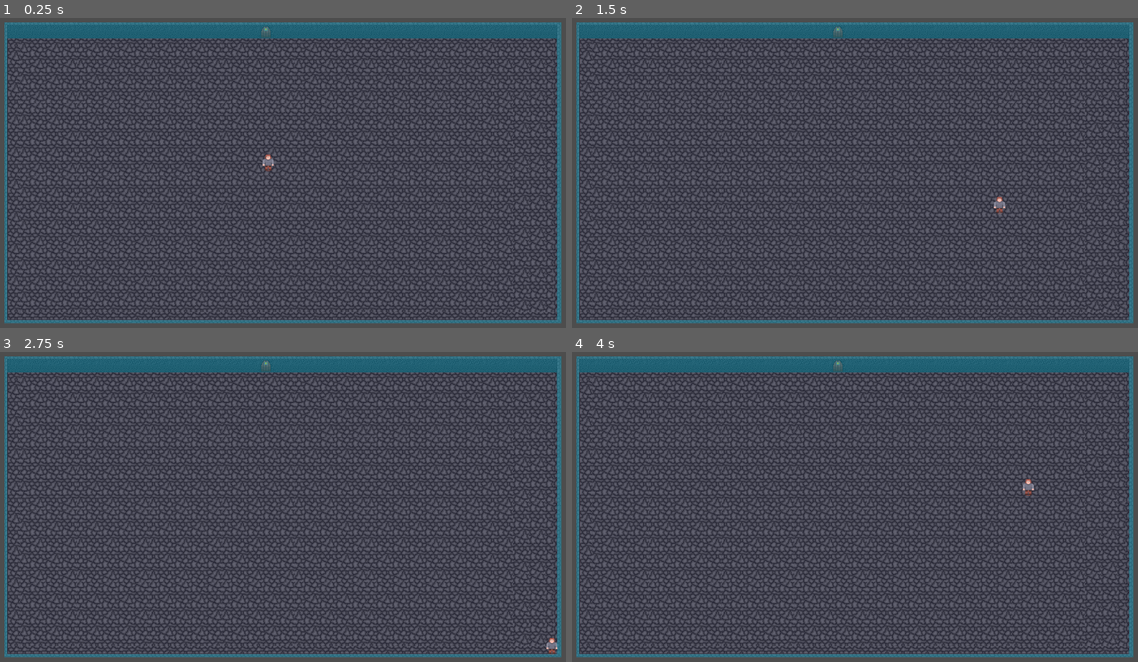
Above: before the commit, frames 1-4 (two rows, left to right).
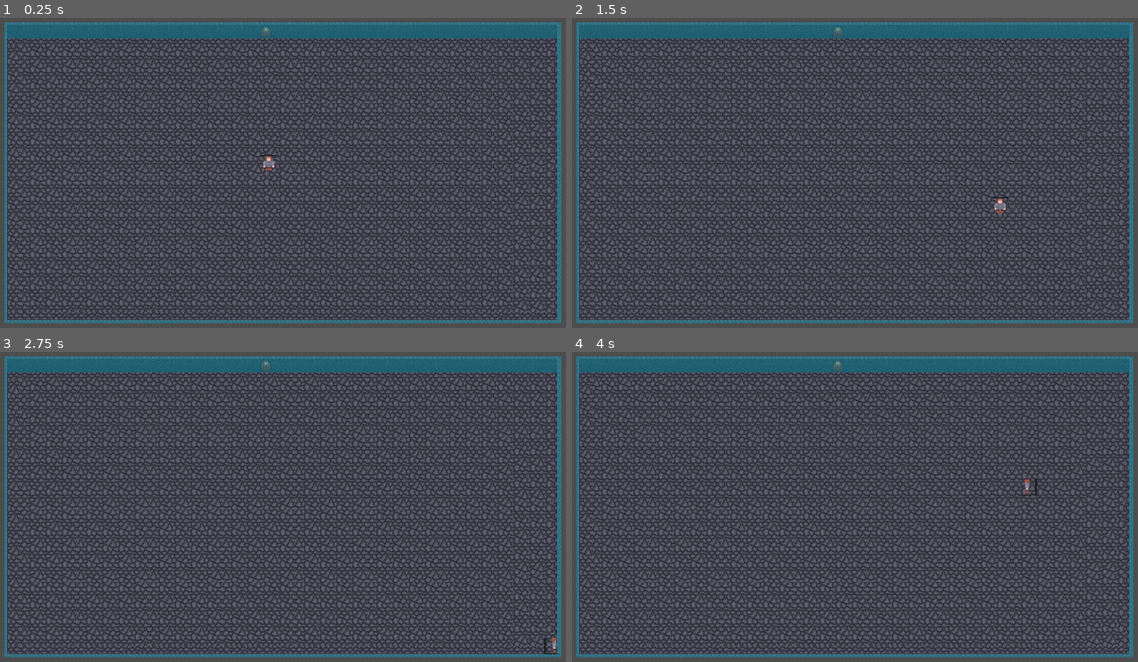
Above: after the commit, the same moments.

Repository: EsderJ10/proyecto-lqs
Game: Godot game, scene res://Scenes/test_room.tscn
The game is run twice, just before and just after one commit, with the same random seed, the same clock (stepped at 60 frames per second) and the same inputs.
Inputs:
- Up to frame 1 (0.25 s): no input
- Up to frame 2 (1.5 s): tap Enter at 0.5 s; hold Right (move_right) 0.53-1.28 s; hold Down (move_down) from 1.28 s (still down)
- Up to frame 3 (2.75 s): release Down (move_down) at 2.03 s; hold Right (move_right) from 2.03 s (still down)
- Up to frame 4 (4 s): release Right (move_right) at 2.78 s; hold Up (move_up) 2.78-3.53 s; hold Left (move_left) from 3.53 s (still down)

The runs differ from the first frame. In frame 1, less than 0.1% of the frame differs, in the area x 46-49%, y 44-50%; in frame 2, less than 0.1%; in frame 3, less than 0.1%, in the area x 96-99%, y 92-98%; in frame 4, less than 0.1%.

Commit message:
Added animations to the movement

Diff:
--- a/Scenes/player.tscn
+++ b/Scenes/player.tscn
@@ -1,7 +1,58 @@
-[gd_scene load_steps=4 format=3 uid="uid://b8tpceabf0tgk"]
+[gd_scene load_steps=9 format=3 uid="uid://b8tpceabf0tgk"]
 
 [ext_resource type="Script" path="res://Scripts/Character/player.gd" id="1_avkim"]
-[ext_resource type="Texture2D" uid="uid://oi1hl26in3es" path="res://Assets/Characters/player_sprite.png" id="2_b4txq"]
+[ext_resource type="Texture2D" uid="uid://oi1hl26in3es" path="res://Assets/Characters/player_sprite.png" id="2_jfwtd"]
+
+[sub_resource type="AtlasTexture" id="AtlasTexture_dv1p1"]
+atlas = ExtResource("2_jfwtd")
+region = Rect2(241, 150, 32, 32)
+
+[sub_resource type="AtlasTexture" id="AtlasTexture_jct1v"]
+atlas = ExtResource("2_jfwtd")
+region = Rect2(209, 118, 32, 32)
+
+[sub_resource type="AtlasTexture" id="AtlasTexture_jlay1"]
+atlas = ExtResource("2_jfwtd")
+region = Rect2(273, 118, 32, 32)
+
+[sub_resource type="AtlasTexture" id="AtlasTexture_w2mi5"]
+atlas = ExtResource("2_jfwtd")
+region = Rect2(241, 118, 32, 32)
+
+[sub_resource type="SpriteFrames" id="SpriteFrames_tldux"]
+animations = [{
+"frames": [{
+"duration": 1.0,
+"texture": SubResource("AtlasTexture_dv1p1")
+}],
+"loop": true,
+"name": &"down",
+"speed": 5.0
+}, {
+"frames": [{
+"duration": 1.0,
+"texture": SubResource("AtlasTexture_jct1v")
+}],
+"loop": true,
+"name": &"left",
+"speed": 5.0
+}, {
+"frames": [{
+"duration": 1.0,
+"texture": SubResource("AtlasTexture_jlay1")
+}],
+"loop": true,
+"name": &"right",
+"speed": 5.0
+}, {
+"frames": [{
+"duration": 1.0,
+"texture": SubResource("AtlasTexture_w2mi5")
+}],
+"loop": true,
+"name": &"up",
+"speed": 5.0
+}]
 
 [sub_resource type="CapsuleShape2D" id="CapsuleShape2D_547iw"]
 
@@ -10,10 +61,9 @@
 script = ExtResource("1_avkim")
 metadata/_edit_group_ = true
 
-[node name="Sprite2D" type="Sprite2D" parent="."]
-texture = ExtResource("2_b4txq")
-hframes = 15
-vframes = 15
+[node name="AnimatedSprite2D" type="AnimatedSprite2D" parent="."]
+sprite_frames = SubResource("SpriteFrames_tldux")
+animation = &"down"
 
 [node name="CollisionShape2D" type="CollisionShape2D" parent="."]
 position = Vector2(-1, 1)
--- a/Scripts/Character/player.gd
+++ b/Scripts/Character/player.gd
@@ -1,18 +1,23 @@
 extends CharacterBody2D
 
 @export var speed = 421
+@onready var animated_sprite = $AnimatedSprite2D
 
 func _process(delta):
 	var movement = Vector2.ZERO # Vector de movimiento del personaje (x,y)
 
 	if Input.is_action_pressed("move_right"):
 		movement.x += 1
+		animated_sprite.play("right")
 	if Input.is_action_pressed("move_left"):
 		movement.x -= 1
+		animated_sprite.play("left")
 	if Input.is_action_pressed("move_up"):
 		movement.y -= 1
+		animated_sprite.play("up")
 	if Input.is_action_pressed("move_down"):
 		movement.y += 1
+		animated_sprite.play("down")
 
 	if movement.length() > 0:
 		movement = movement.normalized() * speed  # Normalizamos para evitar que vaya a mayor velocidad en diagonal
